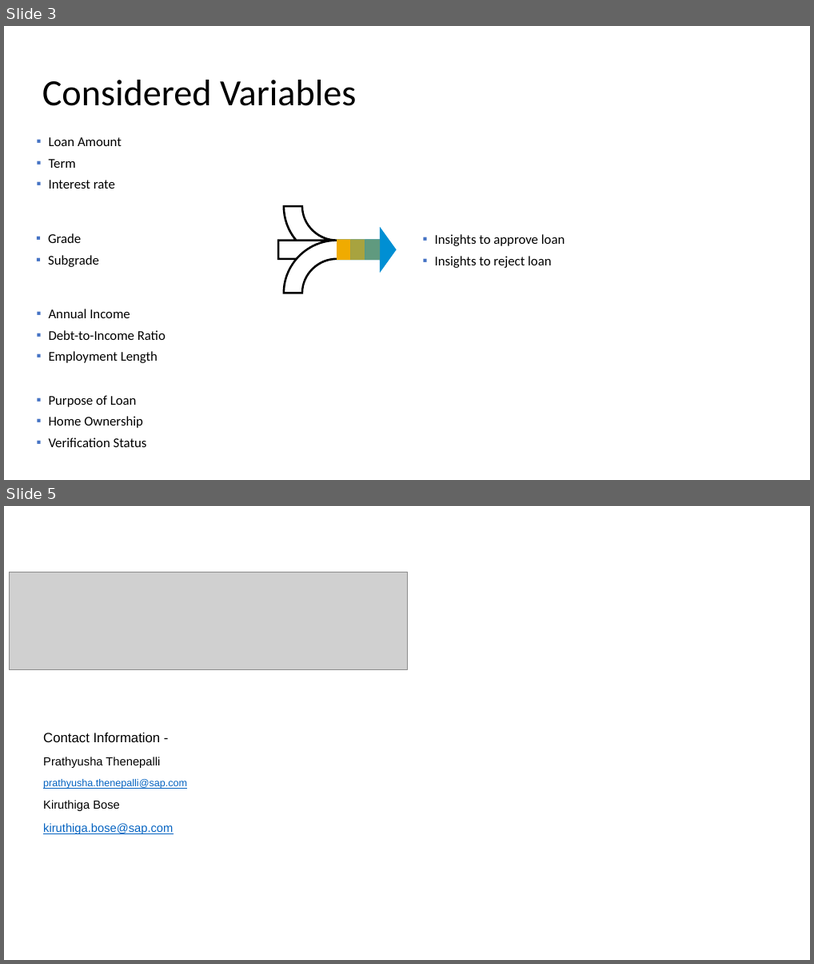
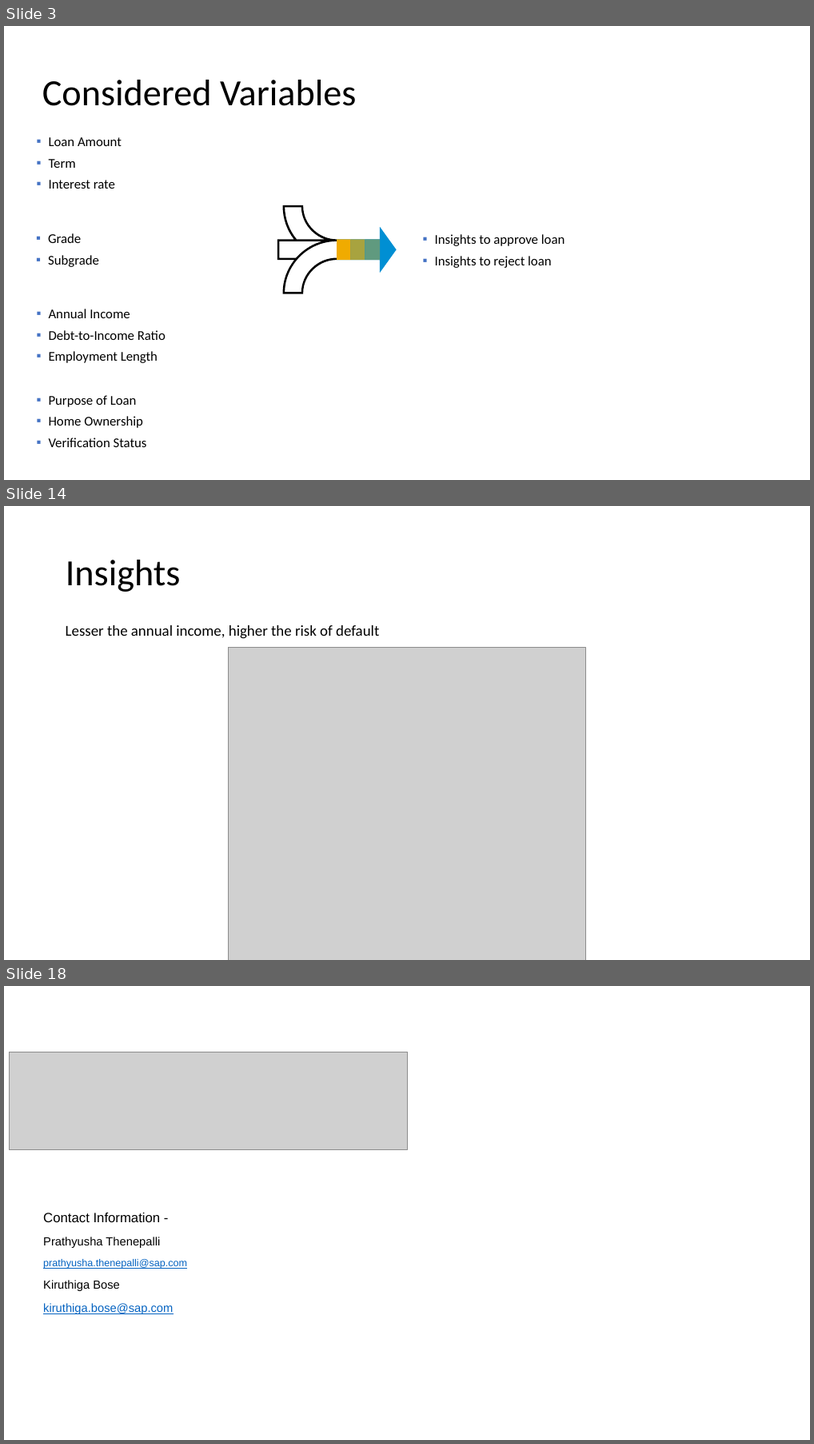
Before and after one commit to KBinSAP/LendingClub, a slide deck: Lending_Club_Case_Study.pptx. Shown one above the other, each under a label of ours: slides 3 and 5 before the commit, slides 3, 14 and 18 after it; the slides between them are not shown. The pictures are 814x964 and 814x1444 pixels, drawn with LibreOffice and Linux fonts; fonts in the diff are those of the drawing; grey boxes stand for pictures; background and template pictures are left out. Boxes give left, top, right and bottom in pixels: in the first picture for what was removed or moved away, otherwise in the second. Text is boxed around its words. In the diff, an @@ line names an element or a change of style, - is before the commit and + after.

```diff
--- a/Lending_Club_Case_Study.pptx
+++ b/Lending_Club_Case_Study.pptx
@@ slide 14 added at [4, 506, 810, 960], background #FFFFFF @@
@@ title added at [66, 560, 181, 592], 44 pt, text #000000 @@
+Insights
@@ text added at [66, 625, 379, 639], 18 pt, text #000000 @@
+Lesser the annual income, higher the risk of default
@@ picture added at [229, 648, 586, 960] @@
@@ what was slide 5 is now slide 18 @@
```
Also in this commit, not shown: 1 slide changed, 12 other slides added.
